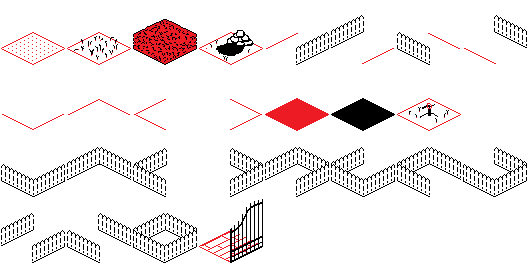
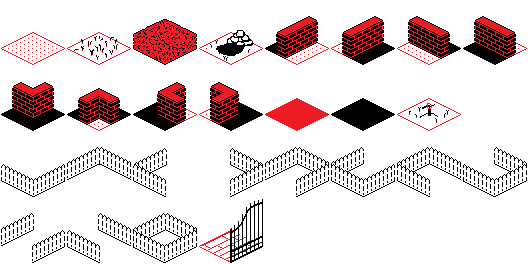
Comparing the layer stacks of the two 528×264 images. Changes:
added group "Walls" with 12 layers above "Wall_Corners" over [265, 16, 527, 65]
added layer "17_wall_W" in group "Walls" over [276, 16, 318, 59]
added layer "08_cut grass copy" in group "Walls" over [279, 32, 329, 65]
added layer "17_white copy" (1st of 2, in "Walls") in group "Walls" over [265, 32, 329, 65]
added layer "17_wall_E" in group "Walls" over [342, 16, 384, 59]
added layer "08_cut grass copy 2" in group "Walls" over [331, 32, 379, 58]
added layer "17_white copy 2" in group "Walls" over [331, 32, 395, 65]
added layer "17_wall_N" in group "Walls" over [408, 16, 450, 59]
added layer "08_cut grass copy 3" in group "Walls" over [397, 40, 444, 65]
added layer "18_white copy" in group "Walls" over [397, 32, 461, 65]
added layer "17_wall_S" in group "Walls" over [474, 16, 516, 59]
added layer "08_cut grass copy 4" in group "Walls" over [480, 32, 527, 57]
added layer "18_white copy 2" in group "Walls" over [463, 32, 527, 65]
added group "Wall_Corners" with 11 layers above "gate" over [1, 82, 263, 131]
added layer "17_wall_NW" in group "Wall_Corners" over [12, 82, 54, 119]
added layer "19_white copy" in group "Wall_Corners" over [1, 98, 65, 131]
added layer "17_wall_SE" in group "Wall_Corners" over [78, 88, 120, 125]
added layer "19_white copy 2" in group "Wall_Corners" over [67, 98, 131, 131]
added layer "17_wall_NE" in group "Wall_Corners" over [157, 82, 186, 125]
added layer "08_cut grass copy 6" in group "Wall_Corners" over [165, 98, 197, 123]
added layer "20_white copy 2" in group "Wall_Corners" over [133, 98, 197, 131]
added layer "17_wall_SW" in group "Wall_Corners" over [210, 82, 239, 125]
added layer "20_white copy" in group "Wall_Corners" over [199, 98, 263, 131]
hid group "Fences" (8 layers) over [265, 15, 527, 65]
…and 2 more changes (2 added)
